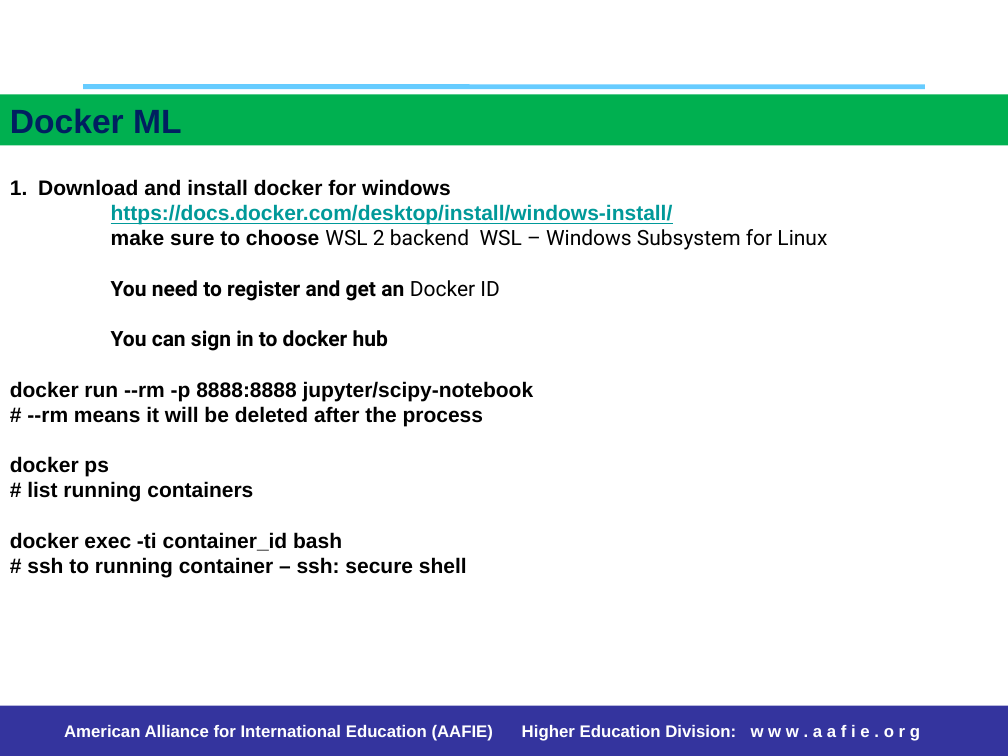
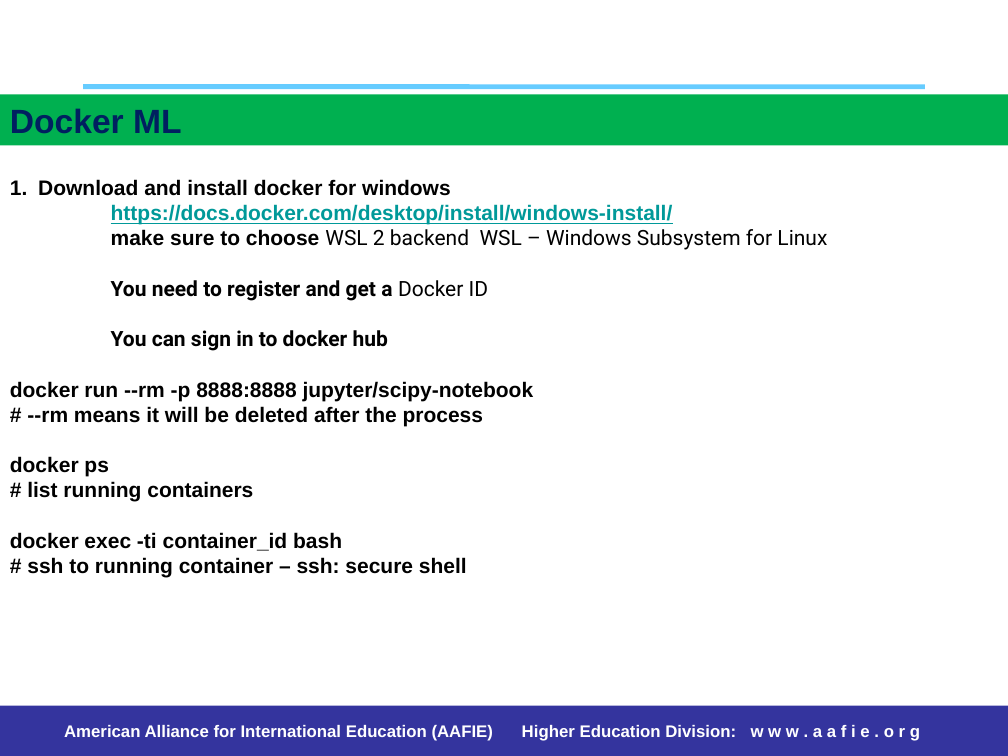
Before and after one commit to stemproaca/pdm, a slide deck: slide 6 of reports/weixiuai_project.pptx. Drawn at 1008x756 pixels with LibreOffice and Linux fonts; fonts in the diff are those of the drawing. Boxes give left, top, right and bottom in pixels: in the first picture for what was removed or moved away, otherwise in the second. Text is boxed around its words. In the diff, an @@ line names an element or a change of style, - is before the commit and + after.

Commit message:
Docker Lesson 16

```diff
--- a/reports/weixiuai_project.pptx
+++ b/reports/weixiuai_project.pptx
@@ text at bbox=[111, 280, 488, 301]: text changed @@
-You need to register and get an Docker ID
+You need to register and get a Docker ID
```
Also in this commit, not shown: 5 other slides changed, 36 other files.
